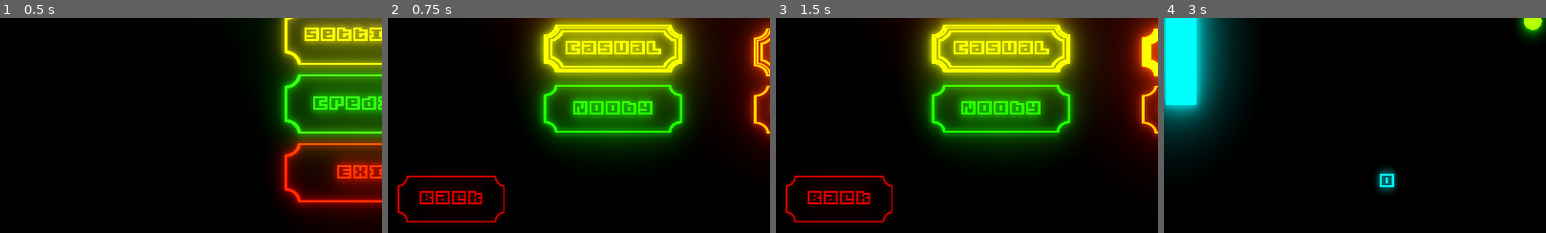
Above: before the commit, frames 1-4 (left to right).
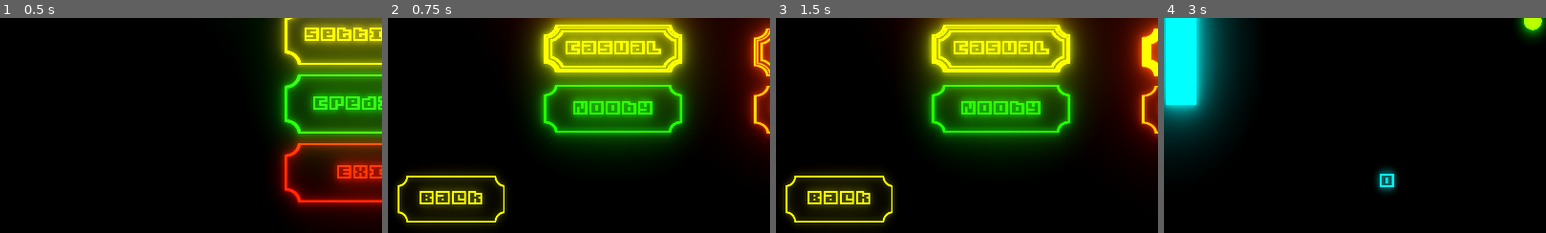
Above: after the commit, the same moments.

Repository: swip3798/ExtremePong
Game: Godot game, scene res://Objects/Main Menu.tscn
Same seed, same stepped clock (60 frames per second), same inputs: the game is played once before the commit and once after it.
Inputs:
- Up to frame 1 (0.5 s): no input
- Up to frame 2 (0.75 s): click "Play" at 0.5 s
- Up to frame 3 (1.5 s): click "1 Player" at 1.25 s
- Up to frame 4 (3 s): click "1 Player" at 2 s; click "Play" at 2.75 s
The pictures show only the part of the screen within x 2-52%, y 49-99%; the shares and areas given below are measured in that part.

Frame 1 is identical in both runs. In frame 2, 4.5% of the frame differs, in the area x 2-31%, y 72-97%; in frame 3, 4.5%; in frame 4, nothing differs.

Commit message:
[UPDATE] Changed the color of the back button

Diff:
--- a/Objects/Selection Screen.tscn
+++ b/Objects/Selection Screen.tscn
@@ -140,7 +140,7 @@
 
 [node name="Back" parent="." index="7" instance=ExtResource( 6 )]
 
-modulate = Color( 0.480667, 0, 0, 1 )
+modulate = Color( 0.582764, 0.601563, 0, 1 )
 margin_left = 39.0
 margin_top = 619.0
 margin_right = 218.0
